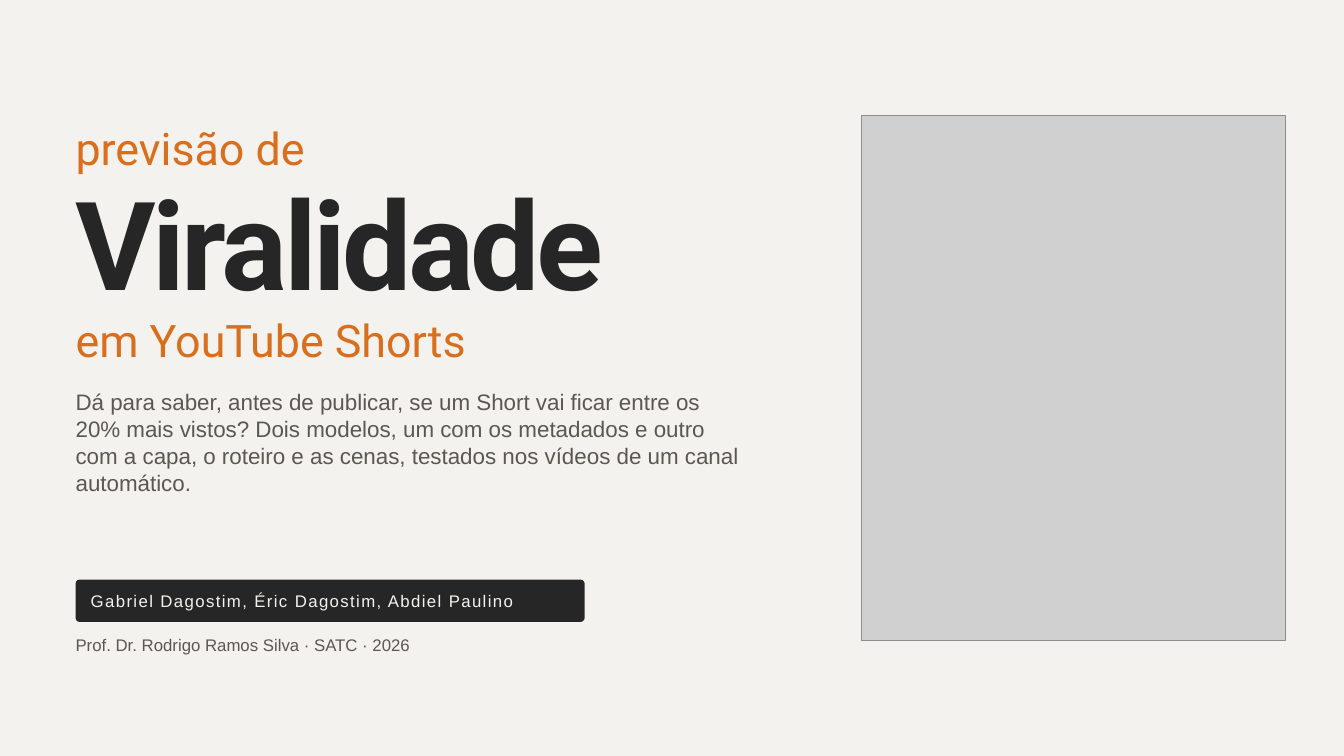
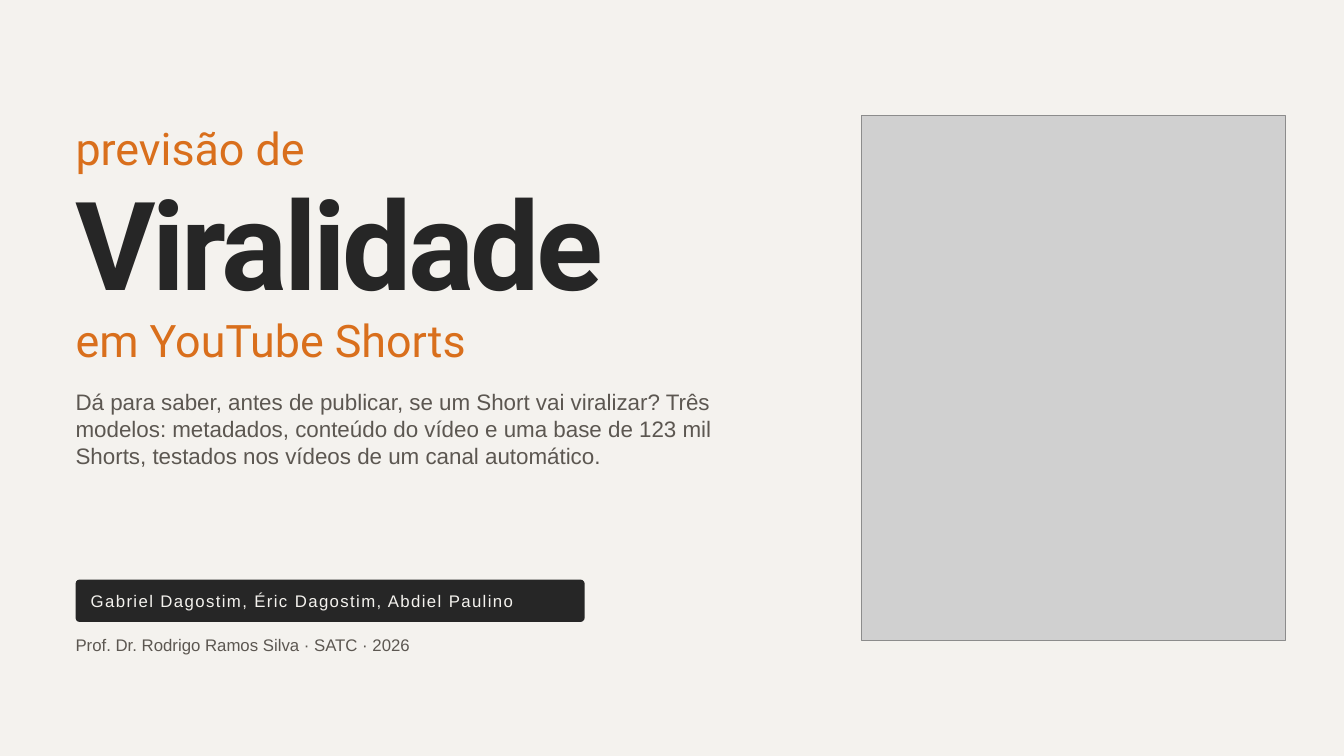
Before and after one commit to EricDagostim/ml-shortvideo-virality, a slide deck: slide 1 of reports/apresentacao/Viralidade_Shorts_Projeto_Final.pptx. Drawn at 1344x756 pixels with LibreOffice and Linux fonts; fonts in the diff are those of the drawing; grey boxes stand for pictures. Boxes give left, top, right and bottom in pixels: in the first picture for what was removed or moved away, otherwise in the second. Text is boxed around its words. In the diff, an @@ line names an element or a change of style, - is before the commit and + after.

```diff
--- a/reports/apresentacao/Viralidade_Shorts_Projeto_Final.pptx
+++ b/reports/apresentacao/Viralidade_Shorts_Projeto_Final.pptx
@@ text at (76, 393, 712, 467): text changed @@
-Dá para saber, antes de publicar, se um Short vai ficar entre os 20% mais vistos? Dois modelos, um com os metadados e outro com a capa, o roteiro e as cenas, testados nos vídeos de um canal automático.
+Dá para saber, antes de publicar, se um Short vai viralizar? Três modelos: metadados, conteúdo do vídeo e uma base de 123 mil Shorts, testados nos vídeos de um canal automático.
```
Also in this commit, not shown: 1 other slide changed, 6 slides added.
